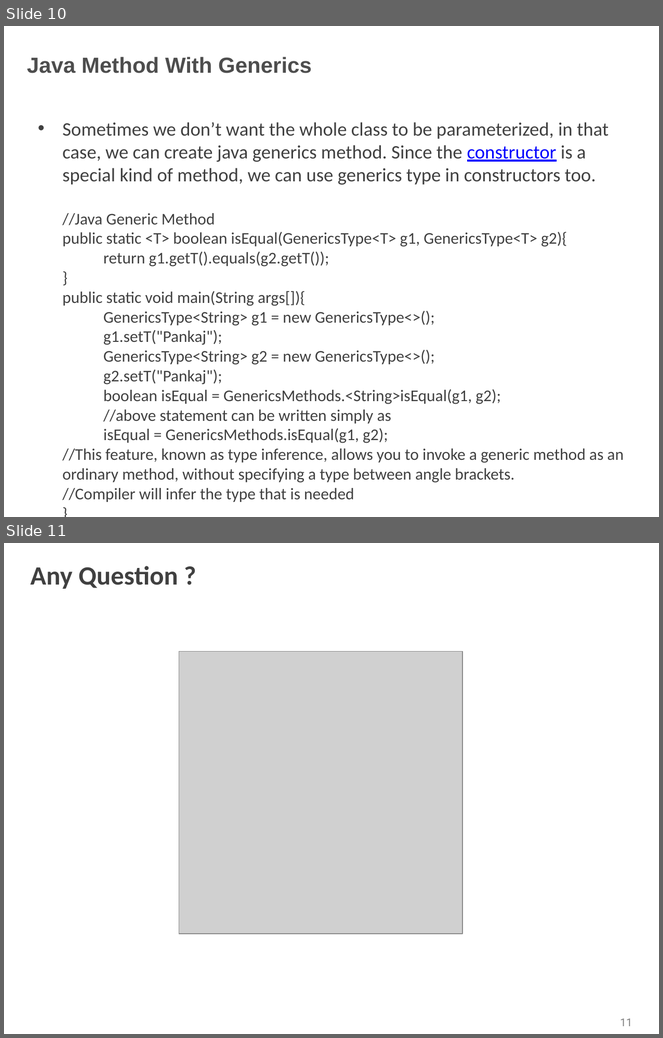
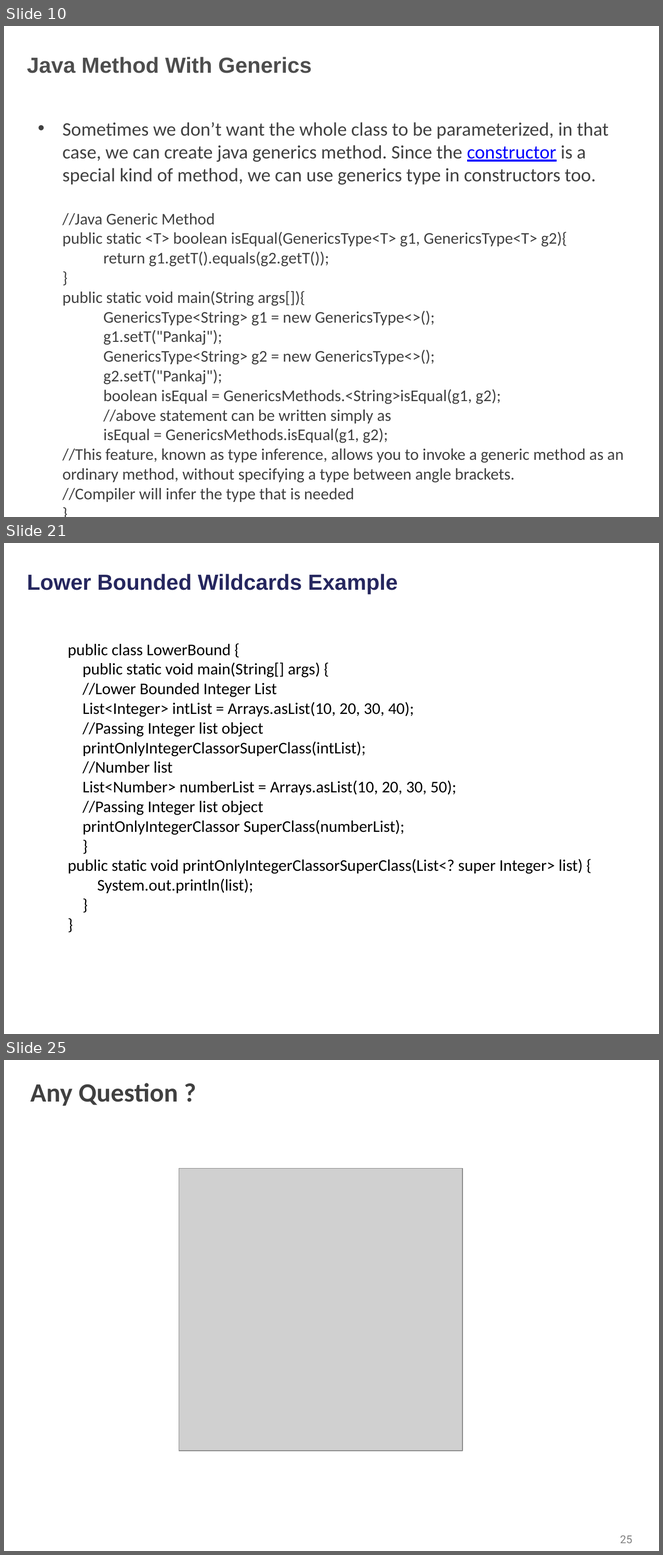
Before and after one commit to shalini06mittal/NCPIWS, a slide deck: ppt/Generics_Refresher.pptx. Shown one above the other, each under a label of ours: slides 10 and 11 before the commit, slides 10, 21 and 25 after it; the slides between them are not shown. The pictures are 663x1038 and 663x1555 pixels, drawn with LibreOffice and Linux fonts; fonts in the diff are those of the drawing; grey boxes stand for pictures; background and template pictures are left out. Boxes give left, top, right and bottom in pixels: in the first picture for what was removed or moved away, otherwise in the second. Text is boxed around its words. In the diff, an @@ line names an element or a change of style, - is before the commit and + after.

```diff
--- a/ppt/Generics_Refresher.pptx
+++ b/ppt/Generics_Refresher.pptx
@@ slide 21 added at [4,543,659,1034], background picture (left out) @@
@@ title added at [27,574,398,594], 24 pt, text #25265E, bold @@
+Lower Bounded Wildcards Example
@@ text added at [68,644,583,893], 18 pt, text #000000 @@
+public class LowerBound {
+public static void main(String[] args) {
+//Lower Bounded Integer List
+List<Integer> intList = Arrays.asList(10, 20, 30, 40);
+//Passing Integer list object
+printOnlyIntegerClassorSuperClass(intList);
+//Number list
+List<Number> numberList = Arrays.asList(10, 20, 30, 50);
+//Passing Integer list object
+printOnlyIntegerClassor SuperClass(numberList);
+}
+public static void printOnlyIntegerClassorSuperClass(List<? super Integer> list) {
+System.out.println(list);
+}
+}
@@ what was slide 11 is now slide 25 @@
@@ page number at [620,1536,633,1544]: text changed @@
-11
+25
```
Also in this commit, not shown: 13 other slides added, 5 other files.
